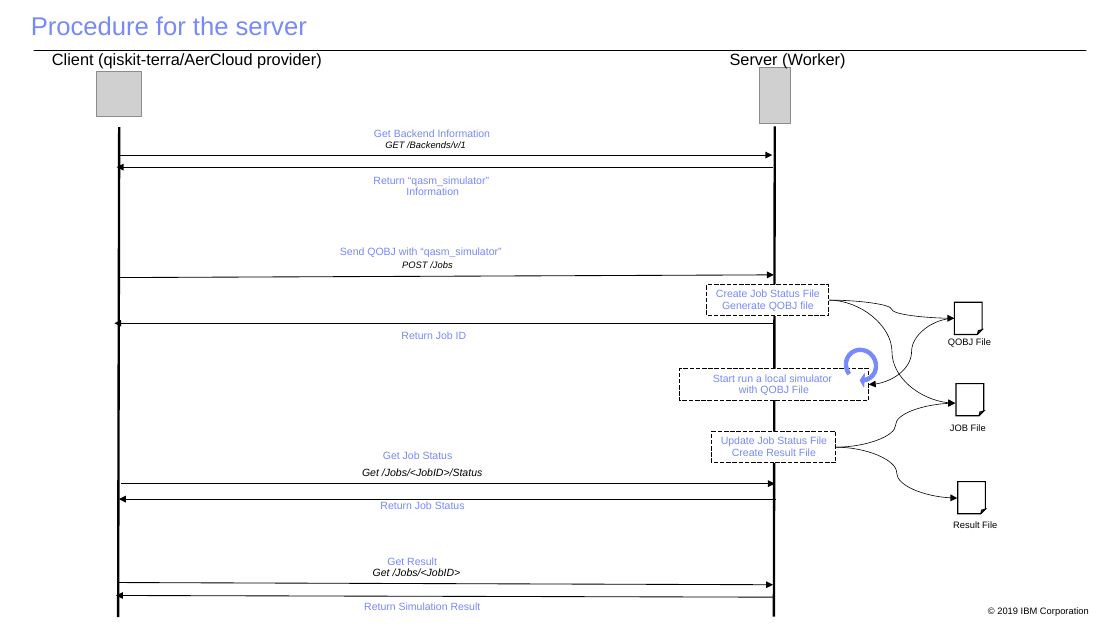
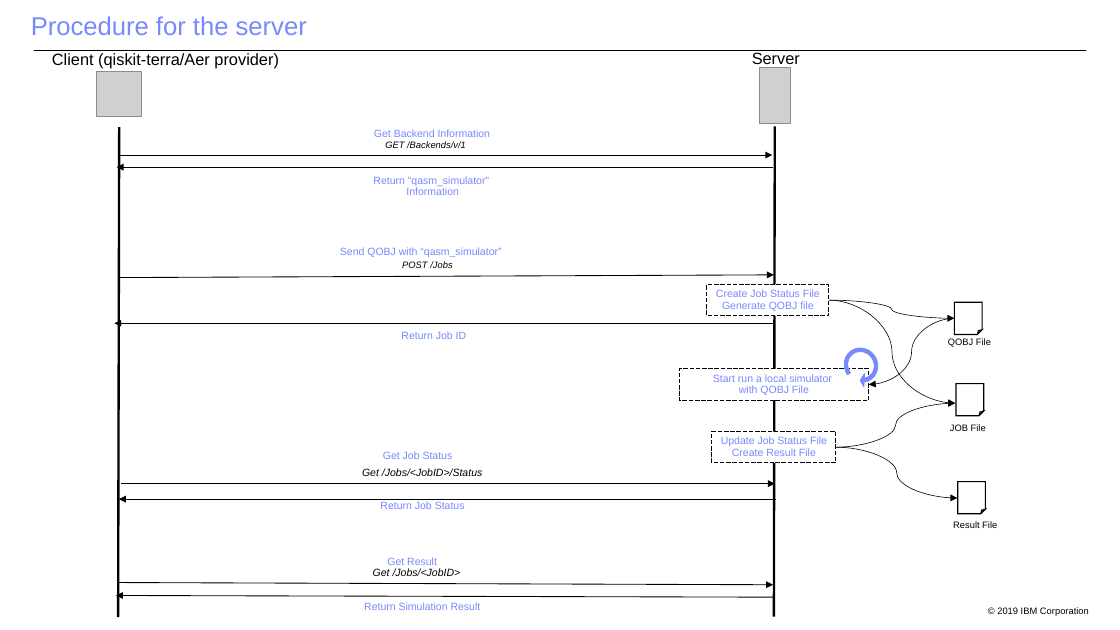
Before and after one commit to Qiskit/qiskit-aer, a slide deck: slide 1 of server/doc/Flow.pptx. Drawn at 1120x630 pixels with LibreOffice and Linux fonts; fonts in the diff are those of the drawing; grey boxes stand for pictures; background and template pictures are left out. Boxes give left, top, right and bottom in pixels: in the first picture for what was removed or moved away, otherwise in the second. Text is boxed around its words. In the diff, an @@ line names an element or a change of style, - is before the commit and + after.

```diff
--- a/server/doc/Flow.pptx
+++ b/server/doc/Flow.pptx
@@ text at <box>52,53,279,69</box>: text changed @@
-Client (qiskit-terra/AerCloud provider)
+Client (qiskit-terra/Aer provider)
@@ text at <box>752,52,800,68</box>: text changed @@
-Server (Worker)
+Server
```
Also in this commit, not shown: 10 other files.
